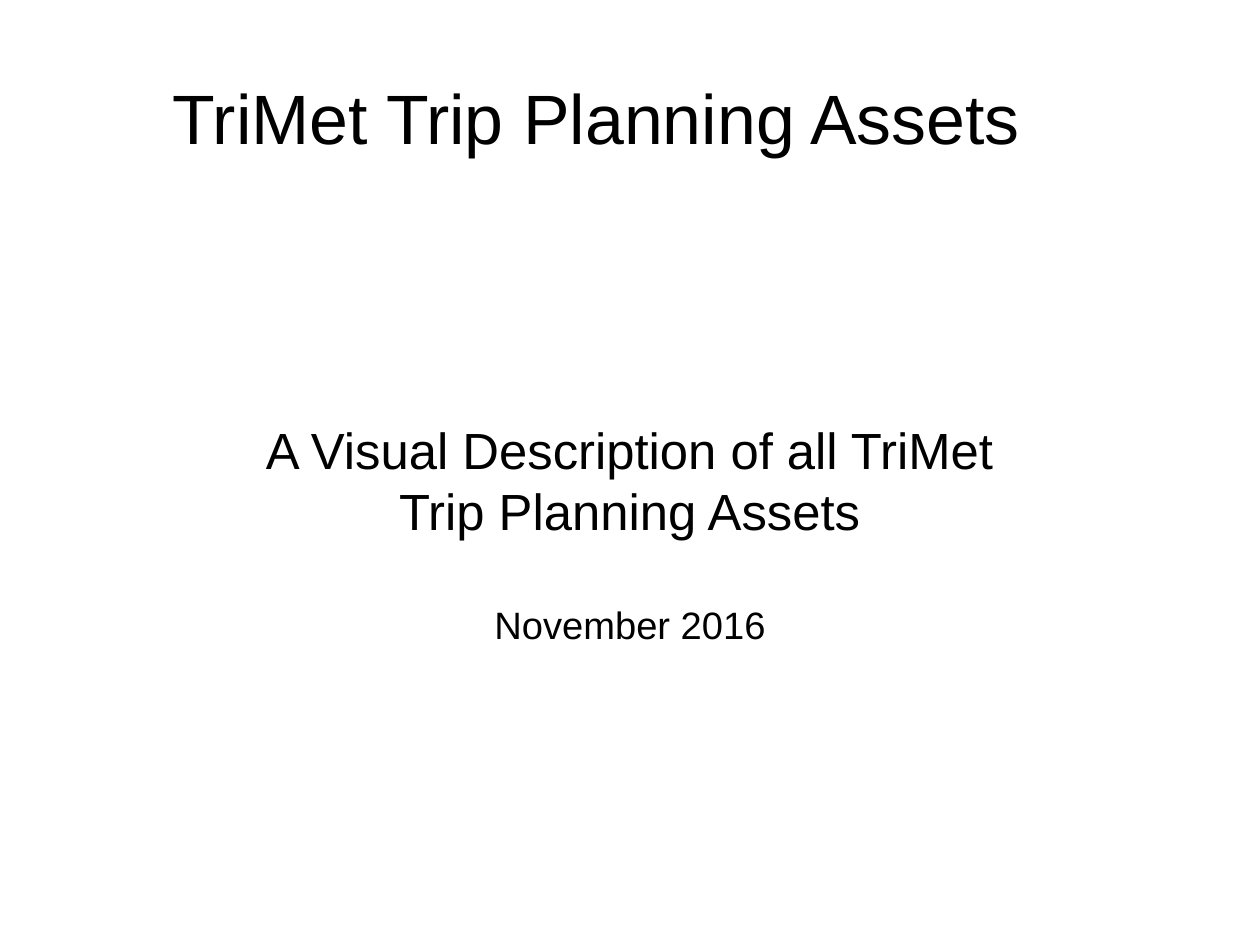
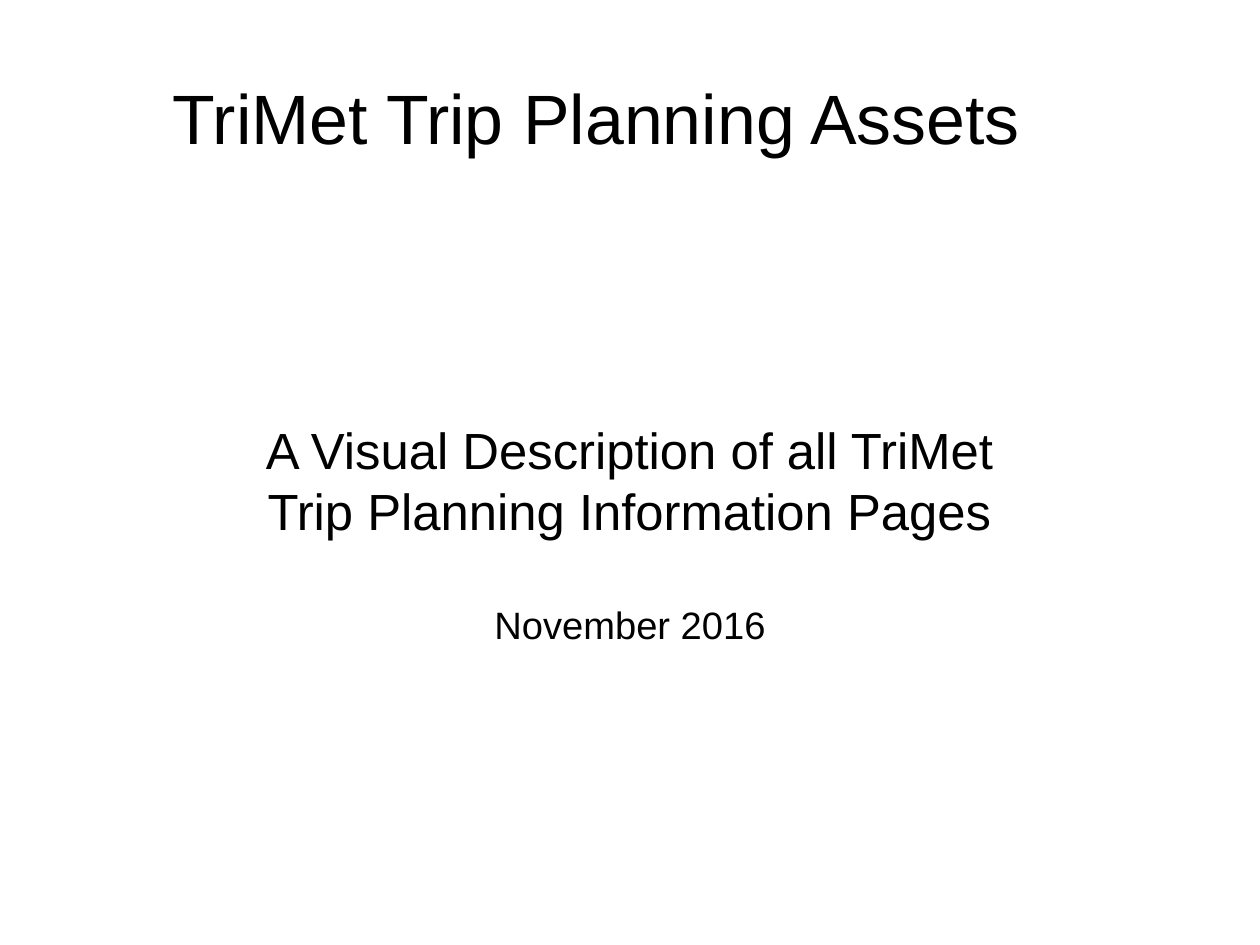
Before and after one commit to OpenTransitTools/loader, a slide deck: slide 1 of docs/trimet/Architecture - Trip Assets.odp. Drawn at 1260x945 pixels with LibreOffice and Linux fonts; fonts in the diff are those of the drawing. Boxes give left, top, right and bottom in pixels: in the first picture for what was removed or moved away, otherwise in the second. Text is boxed around its words. In the diff, an @@ line names an element or a change of style, - is before the commit and + after.

Commit message:
arch drawing update 1/N ... finish text image imports

```diff
--- a/docs/trimet/Architecture - Trip Assets.odp
+++ b/docs/trimet/Architecture - Trip Assets.odp
@@ subtitle at <box>268,493,991,540</box>: text changed @@
-Trip Planning Assets
+Trip Planning Information Pages
```
Also in this commit, not shown: 8 other slides changed, 5 slides added.
